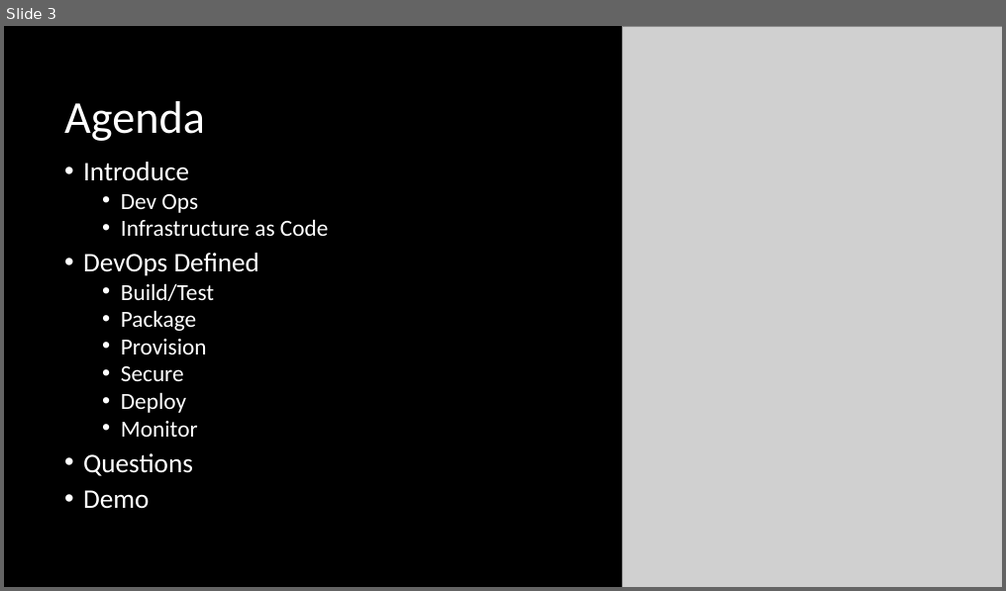
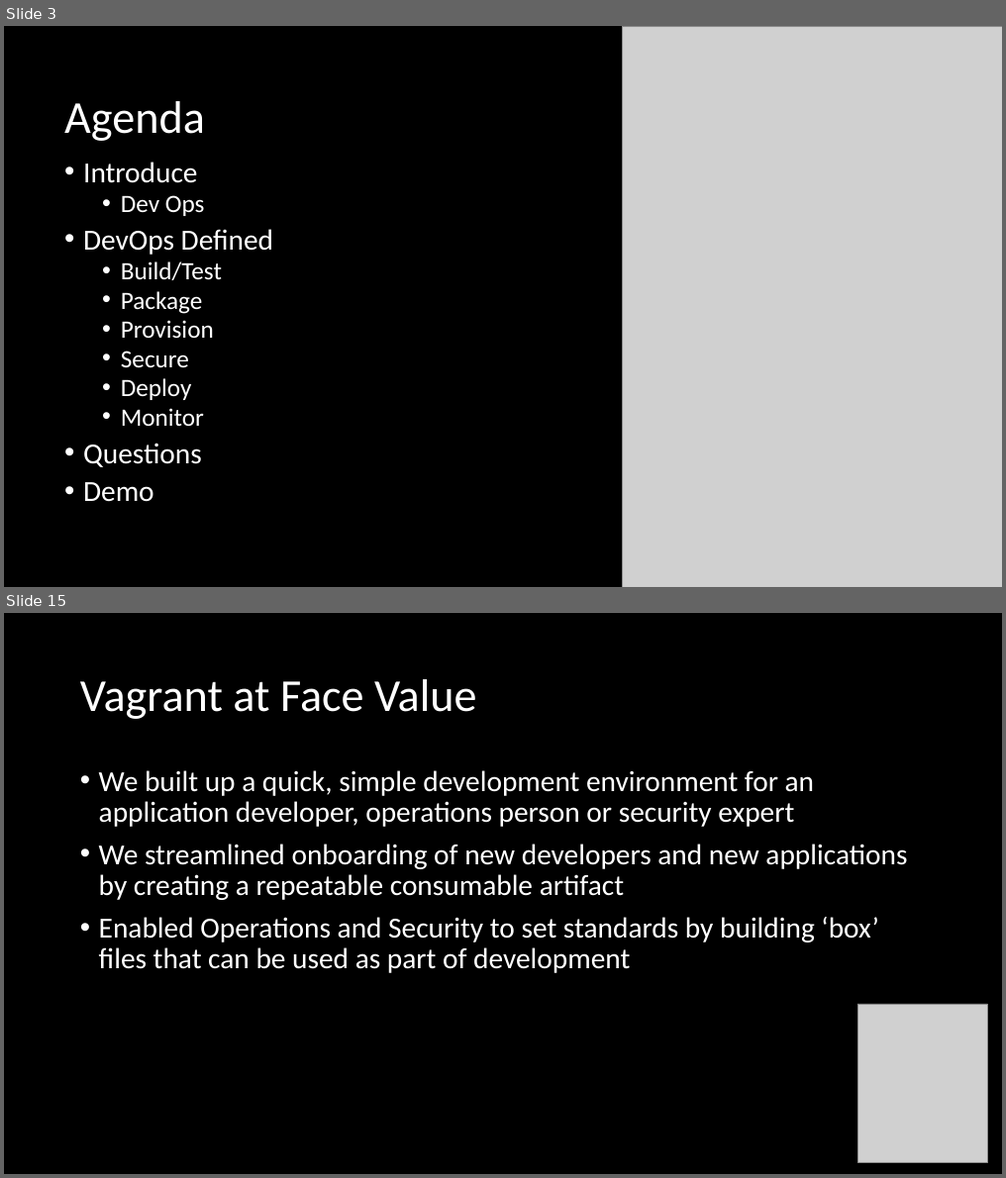
Before and after one commit to FraserPol/hashi-tech-excersise, a slide deck: Hashi-Demo-Preso.pptx. Shown one above the other, each under a label of ours: slide 3 before the commit, slides 3 and 15 after it; the slides between them are not shown. The pictures are 1006x591 and 1006x1178 pixels, drawn with LibreOffice and Linux fonts; fonts in the diff are those of the drawing; grey boxes stand for pictures. Boxes give left, top, right and bottom in pixels: in the first picture for what was removed or moved away, otherwise in the second. Text is boxed around its words. In the diff, an @@ line names an element or a change of style, - is before the commit and + after.

```diff
--- a/Hashi-Demo-Preso.pptx
+++ b/Hashi-Demo-Preso.pptx
@@ slide 15 added at (4, 613, 1002, 1174), background #000000 @@
@@ title added at (80, 679, 477, 719), 44 pt, text #FFFFFF @@
+Vagrant at Face Value
@@ text added at (99, 770, 907, 973), 28 pt, text #FFFFFF @@
+• We built up a quick, simple development environment for an application developer, operations person or security expert
+• We streamlined onboarding of new developers and new applications by creating a repeatable consumable artifact
+• Enabled Operations and Security to set standards by building ‘box’ files that can be used as part of development
@@ picture added at (857, 1004, 988, 1162) @@
@@ slide 3 changed as well @@
@@ text "Introduce" at (83, 162, 273, 502): size 25.9 to 28 pt in "Introduce", "DevOps Defined", "Questions", "Demo"; size 22.2 to 24 pt in "Dev Ops", "Build/Test", "Package", "Provision" and 3 more places @@
@@ text at (121, 219, 329, 236): paragraph removed @@
-  • Infrastructure as Code
```
Also in this commit, not shown: 13 other slides added, 13 other files.
